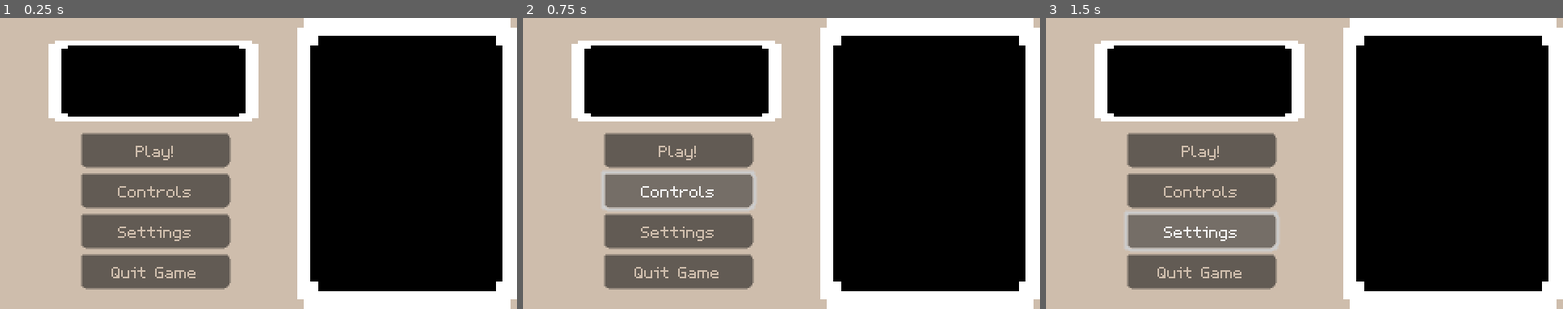
Above: before the commit, frames 1-3 (left to right).
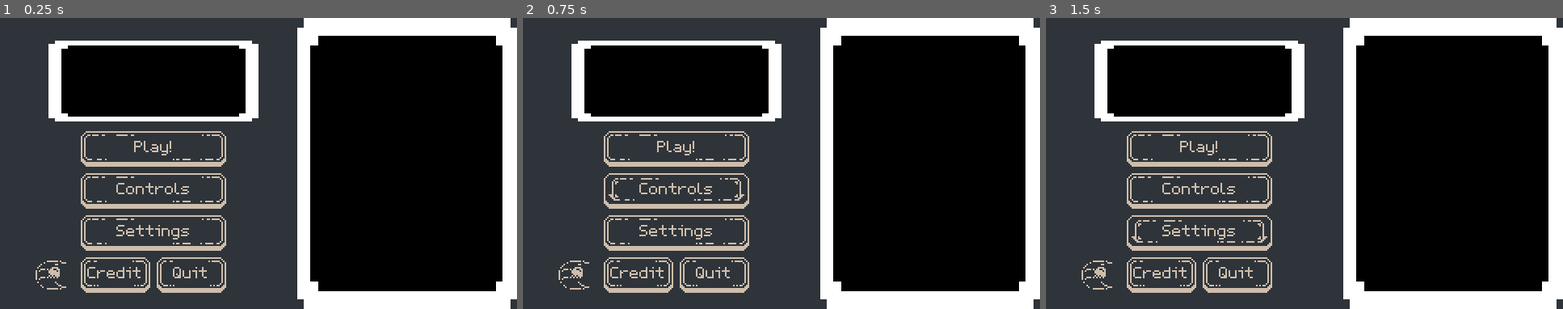
Above: after the commit, the same moments.

Repository: MartijnTielemans/Eiffel-Axis
Game: Godot game, scene res://Scenes/Menus/MenuMain.tscn
The game is run twice, just before and just after one commit, with the same random seed, the same clock (stepped at 60 frames per second) and the same inputs.
Inputs:
- Up to frame 1 (0.25 s): no input
- Up to frame 2 (0.75 s): click "Controls" at 0.5 s
- Up to frame 3 (1.5 s): click "Settings" at 1.25 s

The runs differ from the first frame. In frame 1, 46% of the frame differs, in the area x 0-100%, y 0-100%; in frame 2, 45%; in frame 3, 46%.

Commit message:
Added Menu Button textures
- Adde small buttons

Diff:
--- a/Scenes/Menus/MenuMain.tscn
+++ b/Scenes/Menus/MenuMain.tscn
@@ -1,8 +1,15 @@
-[gd_scene load_steps=16 format=3 uid="uid://cjk88n4luj0va"]
+[gd_scene load_steps=23 format=3 uid="uid://cjk88n4luj0va"]
 
 [ext_resource type="Script" path="res://Scenes/Menus/menu_main.gd" id="1_ddcqc"]
 [ext_resource type="FontFile" uid="uid://d35wovbc4u2xv" path="res://Fonts/PolygonPixel5x7Cyrillic.ttf" id="3_3eyp4"]
 [ext_resource type="Texture2D" uid="uid://bic8ay2r577y6" path="res://Assets/Cube.png" id="3_n0l3a"]
+[ext_resource type="Texture2D" uid="uid://o3npsthay5g2" path="res://Assets/Menus/MenuButton_Neutral.png" id="3_vygps"]
+[ext_resource type="Texture2D" uid="uid://dqnphqo2ckj1c" path="res://Assets/Menus/MenuButton_Select.png" id="4_fv65o"]
+[ext_resource type="Texture2D" uid="uid://c57onmqsyc0qu" path="res://Assets/Menus/MenuButton_Hover.png" id="5_6wj0e"]
+[ext_resource type="Texture2D" uid="uid://bac8gqdhwy6gm" path="res://Assets/Menus/MenuButtonSmall_Neutral.png" id="6_ebtdo"]
+[ext_resource type="Texture2D" uid="uid://bvoxq8ryhx6of" path="res://Assets/Menus/MenuButtonSmall_Select.png" id="7_txr1a"]
+[ext_resource type="Texture2D" uid="uid://bt2wba8o7jsga" path="res://Assets/Menus/MenuButtonSmall_Hover.png" id="8_5xmql"]
+[ext_resource type="Texture2D" uid="uid://clx1ivnkusmr3" path="res://Assets/Player_Neutral.png" id="10_8jxd6"]
 
 [sub_resource type="Image" id="Image_5ocn5"]
 data = {
@@ -178,7 +185,7 @@
 [node name="BGColor" type="ColorRect" parent="MarginContainer"]
 layout_mode = 2
 size_flags_horizontal = 3
-color = Color(0.807843, 0.741176, 0.67451, 1)
+color = Color(0.180392, 0.203922, 0.223529, 1)
 
 [node name="Buttons" type="VBoxContainer" parent="."]
 layout_mode = 1
@@ -186,35 +193,125 @@
 anchor_top = 1.0
 anchor_bottom = 1.0
 offset_left = 50.0
-offset_top = -109.0
-offset_right = 142.0
-offset_bottom = -13.0
+offset_top = -110.0
+offset_right = 140.0
+offset_bottom = -10.0
 grow_vertical = 0
 alignment = 1
 
-[node name="Play" type="Button" parent="Buttons"]
-layout_mode = 2
-theme = SubResource("Theme_jdxsw")
+[node name="Play" type="TextureButton" parent="Buttons"]
+layout_mode = 2
+theme = SubResource("Theme_jdxsw")
+texture_normal = ExtResource("3_vygps")
+texture_pressed = ExtResource("4_fv65o")
+texture_hover = ExtResource("5_6wj0e")
+texture_disabled = ExtResource("3_vygps")
+
+[node name="RichTextLabel" type="Label" parent="Buttons/Play"]
+layout_mode = 1
+anchors_preset = 15
+anchor_right = 1.0
+anchor_bottom = 1.0
+offset_top = 1.0
+offset_bottom = -5.0
+grow_horizontal = 2
+grow_vertical = 2
 theme_override_colors/font_color = Color(0.807843, 0.741176, 0.67451, 1)
 text = "Play!"
-
-[node name="Controls" type="Button" parent="Buttons"]
-layout_mode = 2
-theme = SubResource("Theme_jdxsw")
-theme_override_colors/font_color = Color(0.807843, 0.741176, 0.67451, 1)
-text = "Controls"
-
-[node name="Settings" type="Button" parent="Buttons"]
-layout_mode = 2
-theme = SubResource("Theme_jdxsw")
+horizontal_alignment = 1
+vertical_alignment = 1
+
+[node name="Controls" type="TextureButton" parent="Buttons"]
+layout_mode = 2
+theme = SubResource("Theme_jdxsw")
+texture_normal = ExtResource("3_vygps")
+texture_pressed = ExtResource("4_fv65o")
+texture_hover = ExtResource("5_6wj0e")
+texture_disabled = ExtResource("3_vygps")
+
+[node name="RichTextLabel" type="Label" parent="Buttons/Controls"]
+layout_mode = 1
+anchors_preset = 15
+anchor_right = 1.0
+anchor_bottom = 1.0
+offset_top = 1.0
+offset_bottom = -5.0
+grow_horizontal = 2
+grow_vertical = 2
+theme_override_colors/font_color = Color(0.807843, 0.741176, 0.67451, 1)
+text = "Controls
+"
+horizontal_alignment = 1
+vertical_alignment = 1
+
+[node name="Settings" type="TextureButton" parent="Buttons"]
+layout_mode = 2
+theme = SubResource("Theme_jdxsw")
+texture_normal = ExtResource("3_vygps")
+texture_pressed = ExtResource("4_fv65o")
+texture_hover = ExtResource("5_6wj0e")
+texture_disabled = ExtResource("3_vygps")
+
+[node name="RichTextLabel" type="Label" parent="Buttons/Settings"]
+layout_mode = 1
+anchors_preset = 15
+anchor_right = 1.0
+anchor_bottom = 1.0
+offset_top = 1.0
+offset_bottom = -5.0
+grow_horizontal = 2
+grow_vertical = 2
 theme_override_colors/font_color = Color(0.807843, 0.741176, 0.67451, 1)
 text = "Settings"
-
-[node name="Quit" type="Button" parent="Buttons"]
-layout_mode = 2
-theme = SubResource("Theme_jdxsw")
-theme_override_colors/font_color = Color(0.807843, 0.741176, 0.67451, 1)
-text = "Quit Game"
+horizontal_alignment = 1
+vertical_alignment = 1
+
+[node name="HBoxContainer" type="HBoxContainer" parent="Buttons"]
+layout_mode = 2
+
+[node name="Credits" type="TextureButton" parent="Buttons/HBoxContainer"]
+layout_mode = 2
+theme = SubResource("Theme_jdxsw")
+texture_normal = ExtResource("6_ebtdo")
+texture_pressed = ExtResource("7_txr1a")
+texture_hover = ExtResource("8_5xmql")
+texture_disabled = ExtResource("6_ebtdo")
+
+[node name="RichTextLabel" type="Label" parent="Buttons/HBoxContainer/Credits"]
+layout_mode = 1
+anchors_preset = 15
+anchor_right = 1.0
+anchor_bottom = 1.0
+offset_top = 1.0
+offset_bottom = -5.0
+grow_horizontal = 2
+grow_vertical = 2
+theme_override_colors/font_color = Color(0.807843, 0.741176, 0.67451, 1)
+text = "Credit"
+horizontal_alignment = 1
+vertical_alignment = 1
+
+[node name="Quit" type="TextureButton" parent="Buttons/HBoxContainer"]
+layout_mode = 2
+theme = SubResource("Theme_jdxsw")
+texture_normal = ExtResource("6_ebtdo")
+texture_pressed = ExtResource("7_txr1a")
+texture_hover = ExtResource("8_5xmql")
+texture_disabled = ExtResource("6_ebtdo")
+
+[node name="RichTextLabel" type="Label" parent="Buttons/HBoxContainer/Quit"]
+layout_mode = 1
+anchors_preset = 15
+anchor_right = 1.0
+anchor_bottom = 1.0
+offset_top = 1.0
+offset_bottom = -5.0
+grow_horizontal = 2
+grow_vertical = 2
+theme_override_colors/font_color = Color(0.807843, 0.741176, 0.67451, 1)
+text = "Quit"
+horizontal_alignment = 1
+vertical_alignment = 1
 
 [node name="TextureRect" type="TextureRect" parent="."]
 layout_mode = 0
@@ -225,6 +322,13 @@
 texture = ExtResource("3_n0l3a")
 expand_mode = 2
 
+[node name="ShipCursor" type="TextureRect" parent="."]
+offset_left = 21.0
+offset_top = 148.0
+offset_right = 43.0
+offset_bottom = 170.0
+texture = ExtResource("10_8jxd6")
+
 [node name="TextureRect2" type="TextureRect" parent="."]
 layout_mode = 1
 anchors_preset = 6
@@ -242,4 +346,5 @@
 [connection signal="pressed" from="Buttons/Play" to="." method="_on_play_pressed"]
 [connection signal="pressed" from="Buttons/Controls" to="." method="_on_controls_pressed"]
 [connection signal="pressed" from="Buttons/Settings" to="." method="_on_settings_pressed"]
-[connection signal="pressed" from="Buttons/Quit" to="." method="_on_quit_pressed"]
+[connection signal="pressed" from="Buttons/HBoxContainer/Credits" to="." method="_on_credits_pressed"]
+[connection signal="pressed" from="Buttons/HBoxContainer/Quit" to="." method="_on_quit_pressed"]
--- a/Scenes/Menus/menu_main.gd
+++ b/Scenes/Menus/menu_main.gd
@@ -11,3 +11,6 @@
 
 func _on_quit_pressed() -> void:
 	get_tree().quit();
+
+func _on_credits_pressed() -> void:
+	print("Credits");
Binary file added: Assets/Menus/MenuButtonSmall_Hover.png
Not shown, added: Assets/Menus/MenuButtonSmall_Hover.png.import
Binary file added: Assets/Menus/MenuButtonSmall_Neutral.png
Not shown, added: Assets/Menus/MenuButtonSmall_Neutral.png.import
Binary file added: Assets/Menus/MenuButtonSmall_Select.png
Not shown, added: Assets/Menus/MenuButtonSmall_Select.png.import
Binary file added: Assets/Menus/MenuButton_Hover.png
Not shown, added: Assets/Menus/MenuButton_Hover.png.import
Binary file added: Assets/Menus/MenuButton_Neutral.png
Not shown, added: Assets/Menus/MenuButton_Neutral.png.import
Binary file added: Assets/Menus/MenuButton_Select.png
Not shown, added: Assets/Menus/MenuButton_Select.png.import
